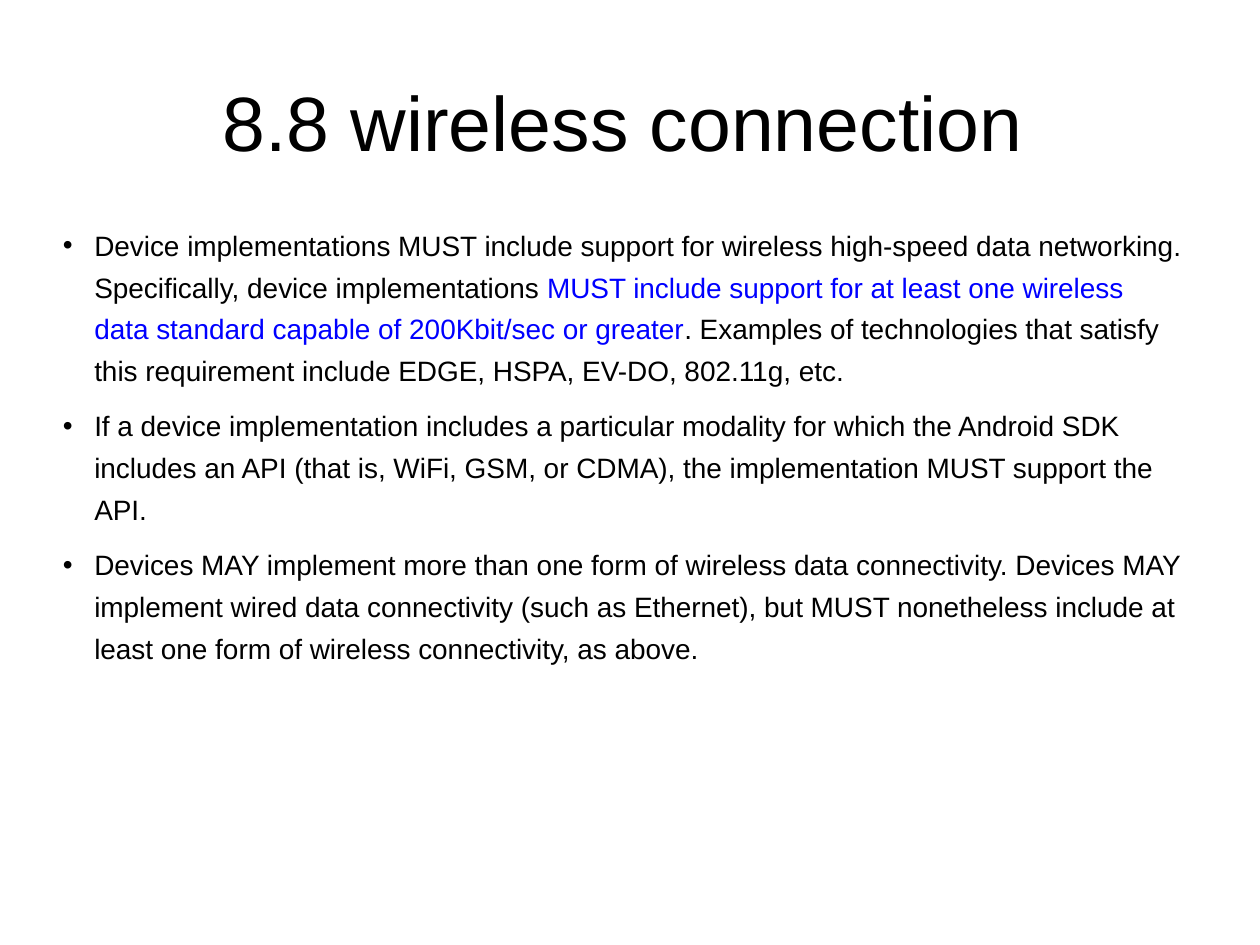
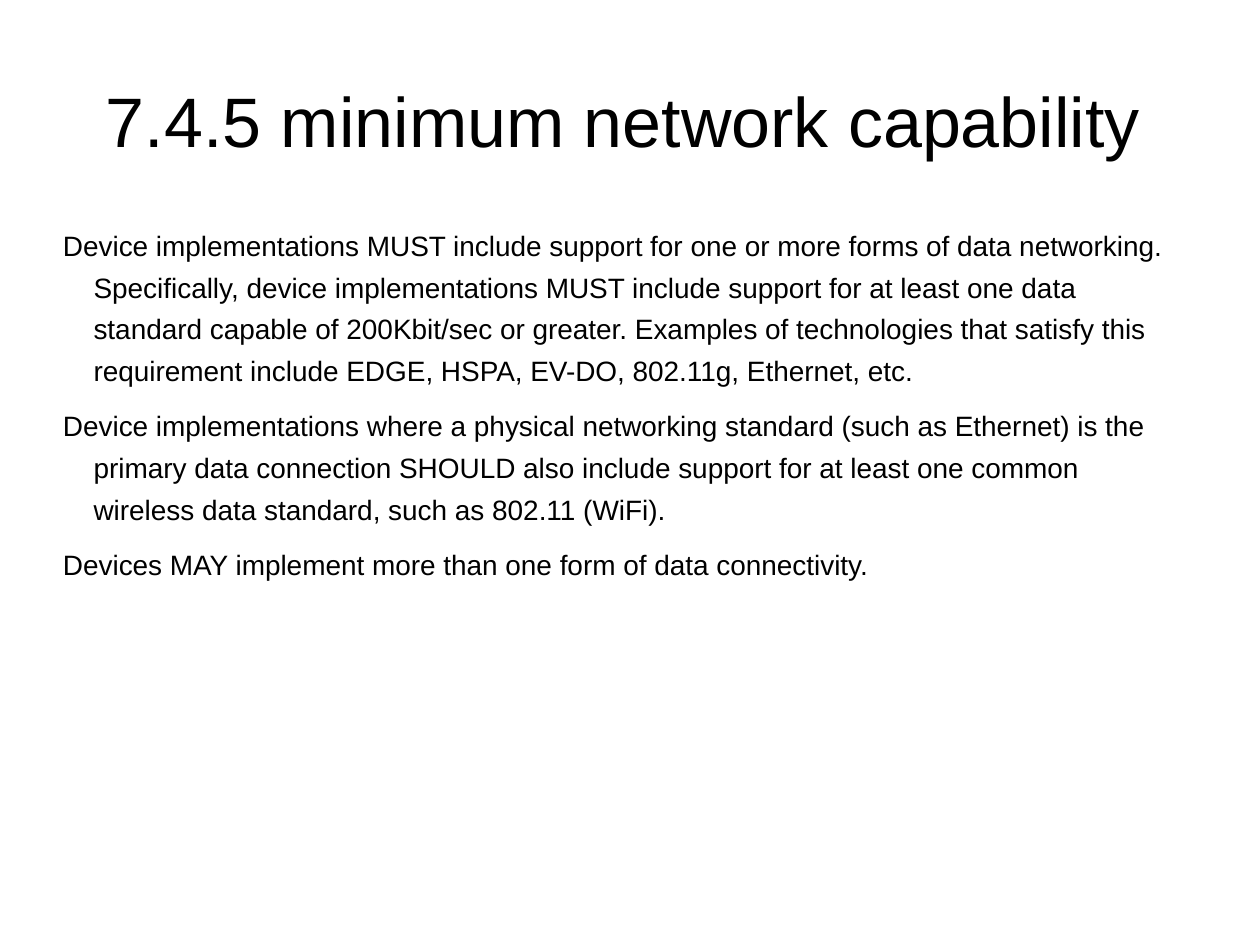
Before and after one commit to widerules/system-information, a slide deck: slide 46 of cts/CDD-digest.ppt (slide 30 before the commit). Drawn at 1260x945 pixels with LibreOffice and Linux fonts; fonts in the diff are those of the drawing; background and template pictures are left out. Boxes give left, top, right and bottom in pixels: in the first picture for what was removed or moved away, otherwise in the second. Text is boxed around its words. In the diff, an @@ line names an element or a change of style, - is before the commit and + after.

```diff
--- a/cts/CDD-digest.ppt
+++ b/cts/CDD-digest.ppt
@@ title at (x1=106, y1=96, x2=1140, y2=160): text changed; size 44 to 40 pt @@
-8.8 wireless connection
+7.4.5 minimum network capability
@@ text at (x1=63, y1=235, x2=1162, y2=581): text changed @@
-• Device implementations MUST include support for wireless high-speed data networking. Specifically, device implementations MUST include support for at least one wireless data standard capable of 200Kbit/sec or greater. Examples of technologies that satisfy this requirement include EDGE, HSPA, EV-DO, 802.11g, etc.
-• If a device implementation includes a particular modality for which the Android SDK includes an API (that is, WiFi, GSM, or CDMA), the implementation MUST support the API.
-• Devices MAY implement more than one form of wireless data connectivity. Devices MAY implement wired data connectivity (such as Ethernet), but MUST nonetheless include at least one form of wireless connectivity, as above.
+Device implementations MUST include support for one or more forms of data networking. Specifically, device implementations MUST include support for at least one data standard capable of 200Kbit/sec or greater. Examples of technologies that satisfy this requirement include EDGE, HSPA, EV-DO, 802.11g, Ethernet, etc.
+Device implementations where a physical networking standard (such as Ethernet) is the primary data connection SHOULD also include support for at least one common wireless data standard, such as 802.11 (WiFi).
+Devices MAY implement more than one form of data connectivity.
```
Also in this commit, not shown: 36 other slides changed, 24 slides added, 5 slides removed, 1 other file.
